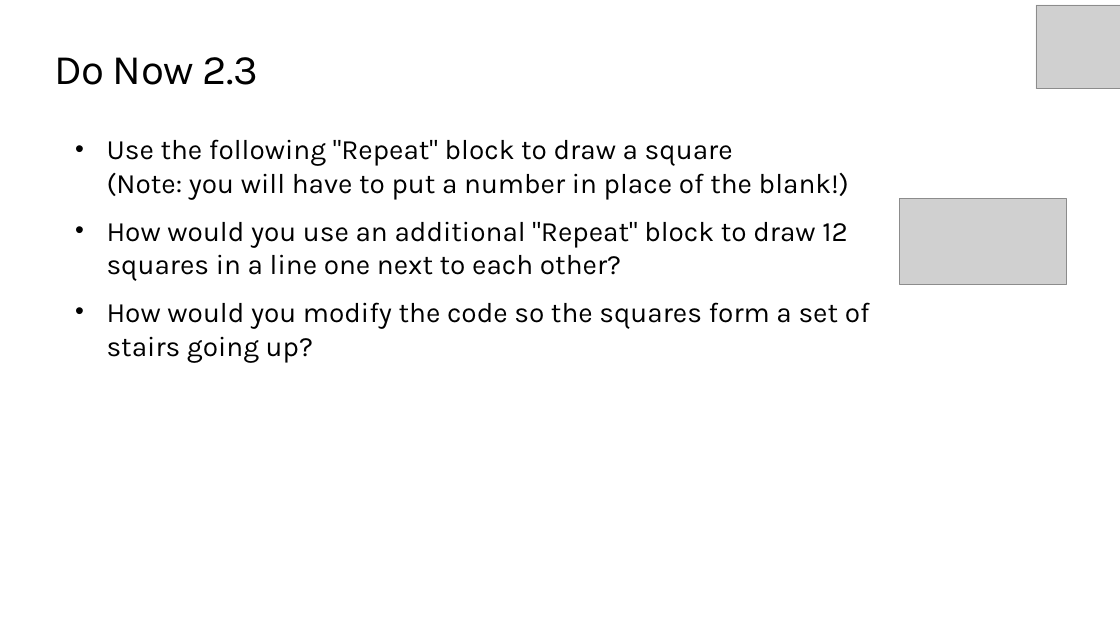
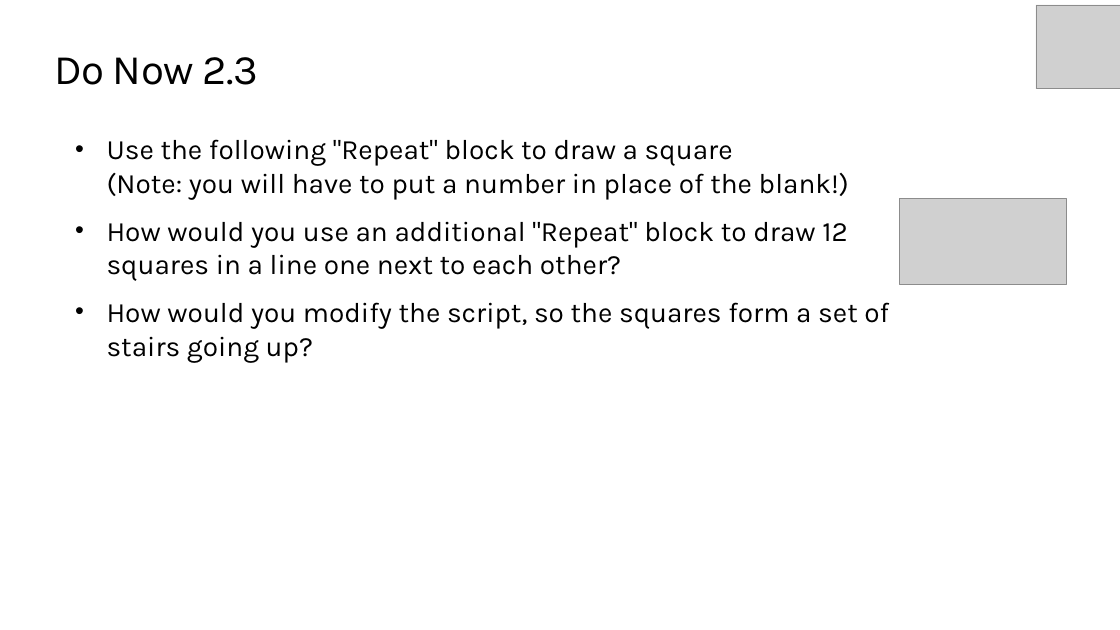
Before and after one commit to TEALSK12/introduction-to-computer-science, a slide deck: slide 4 of docs/slidedecks/TEALS SNAP 2.3.pptx. Drawn at 1120x630 pixels with LibreOffice and Linux fonts; fonts in the diff are those of the drawing; grey boxes stand for pictures; background and template pictures are left out. Boxes give left, top, right and bottom in pixels: in the first picture for what was removed or moved away, otherwise in the second. Text is boxed around its words. In the diff, an @@ line names an element or a change of style, - is before the commit and + after.

```diff
--- a/docs/slidedecks/TEALS SNAP 2.3.pptx
+++ b/docs/slidedecks/TEALS SNAP 2.3.pptx
@@ text at (x1=107, y1=302, x2=889, y2=362): text changed @@
-• How would you modify the code so the squares form a set of stairs going up?
+• How would you modify the script, so the squares form a set of stairs going up?
```
Also in this commit, not shown: 16 other files.
